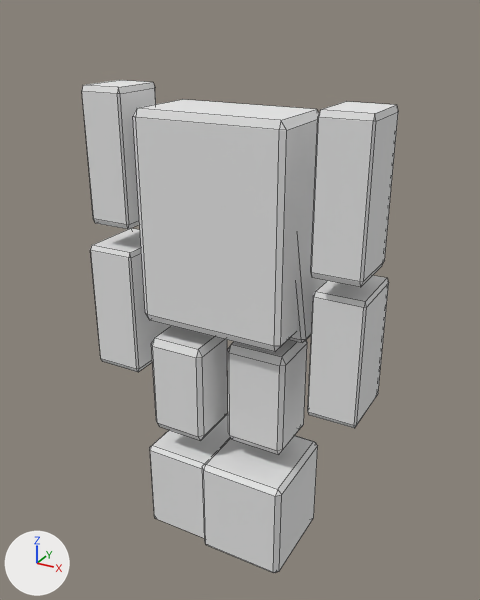
An edit to the Blender file starman/starman/res/model/daikeiman/daikeiman.blend, drawn before and after from the same camera.
Both versions are drawn from a camera (50 mm lens) standing at (0.569, -0.988, 1.024) and looking at (0.0, 0.046, 0.506). Every picture has the same lights, and +X, +Y and +Z are marked at lower left. Mesh edges are drawn as thin lines.

The scene before the commit, as lines of its bpy script (objects in view):
```python
ob_cube = bpy.data.objects.new('Cube', me_cube_001)
ob_cube.location = (0.0, 0.0, 2.056)
ob_cube.rotation_euler = (0.0, 0.0, 1.571)  # degrees (0, 0, 90)
ob_cube.scale = (0.254, 0.493, 0.675)
ob_cube_001 = bpy.data.objects.new('Cube.001', me_cube_002)
ob_cube_001.location = (-0.704, -0.006, 2.275)
ob_cube_001.rotation_euler = (0.0, 0.0, 1.571)  # degrees (0, 0, 90)
ob_cube_001.scale = (0.143, 0.11, 0.328)
ob_cube_002 = bpy.data.objects.new('Cube.002', me_cube_003)
ob_cube_002.location = (-0.72, 0.001, 1.592)
ob_cube_002.rotation_euler = (0.0, 0.0, 1.571)  # degrees (0, 0, 90)
ob_cube_002.scale = (0.147, 0.109, 0.282)
ob_cube_003 = bpy.data.objects.new('Cube.003', me_cube_005)
ob_cube_003.location = (0.71, 0.001, 1.608)
ob_cube_003.rotation_euler = (0.0, 0.0, 1.571)  # degrees (0, 0, 90)
ob_cube_003.scale = (0.147, 0.109, 0.282)
ob_cube_004 = bpy.data.objects.new('Cube.004', me_cube_006)
ob_cube_004.location = (0.708, -0.032, 2.275)
ob_cube_004.rotation_euler = (0.0, 0.0, 1.571)  # degrees (0, 0, 90)
ob_cube_004.scale = (0.143, 0.11, 0.328)
ob_cube_005 = bpy.data.objects.new('Cube.005', me_cube_007)
ob_cube_005.location = (0.305, 0.027, 0.371)
ob_cube_005.scale = (0.164, 0.155, 0.29)
ob_cube_007 = bpy.data.objects.new('Cube.007', me_cube_009)
ob_cube_007.location = (0.298, 0.018, 0.989)
ob_cube_007.scale = (0.164, 0.155, 0.29)
ob_cube_008 = bpy.data.objects.new('Cube.008', me_cube_011)
ob_cube_008.location = (-0.262, -0.044, 0.369)
ob_cube_008.scale = (0.164, 0.155, 0.29)
ob_cube_009 = bpy.data.objects.new('Cube.009', me_cube)
ob_cube_009.location = (0.0, 0.08, 0.63)
ob_cube_009.scale = (0.16, 0.08, 0.16)
# also in view: 'Cube.006' at (-0.074, -0.022, 0.344)
```
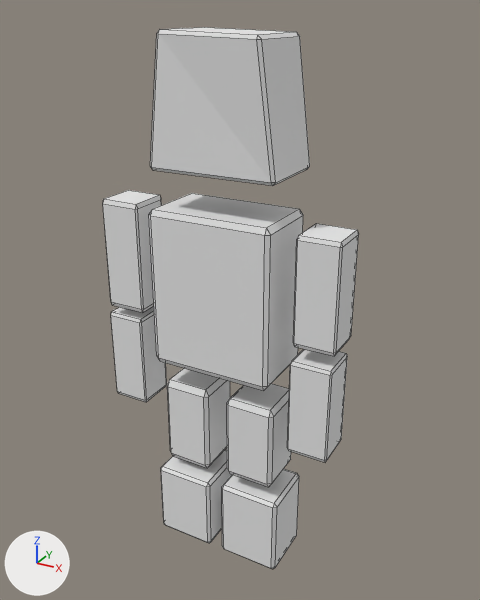
Where the newer file only moved an object's origin or applied its transform, the numbers keep the older frame.

Patch to the scene script:
```diff
--- a/starman/starman/res/model/daikeiman/daikeiman.blend.py
+++ b/starman/starman/res/model/daikeiman/daikeiman.blend.py
@@ me_cube @@
 me_cube.from_pydata(...)  # 24 vertices, 26 faces; spans x -0.99..1.0, y -1.24..1.0, z -1.0..0.86
 # used by ob_cube_009; location = (0.0, 0.08, 0.63); scale = (0.16, 0.08, 0.16)
+# me_cube part 1: the whole mesh is scaled about its middle by (0.757, 0.883, 0.757), then moved by (0.01, -0.89, 1.63)
 me_cube.materials.append(mat_material_001)
@@ me_cube_007 @@
 me_cube_007.from_pydata(...)  # 24 vertices, 26 faces; spans x -1.96..-0.898, y -0.744..0.494, z -1.303..-0.589
 # used by ob_cube_005; location = (0.305, 0.027, 0.371); scale = (0.164, 0.155, 0.29)
+# me_cube_007 part 2: the whole mesh is scaled about its middle by (0.725, 0.61, 0.828), then moved by (0.004, -0.014, -0.161)
 me_cube_007.materials.append(mat_material)
@@ me_cube_003 @@
 # used by ob_cube_002; location = (-0.72, 0.001, 1.592); rotation_euler = (0.0, 0.0, 1.571), in degrees (0, 0, 90); scale = (0.147, 0.109, 0.282)
-me_cube_003.from_pydata(...)  # 24 vertices, 26 faces; spans x -0.451..0.451, y -5.044..-4.143, z -4.397..-3.496
+me_cube_003.from_pydata(...)  # 24 vertices, 26 faces; spans x -0.277..0.255, y -5.004..-4.286, z -4.698..-4.016
+# me_cube_003 part 3: 24 of 24 vertices moved; they spanned x -0.451..0.451, y -5.044..-4.143, z -4.397..-3.496 and now span x -0.277..0.255, y -5.004..-4.286, z -4.698..-4.016; mean shift (-0.011, -0.051, -0.411); largest move (0.451, -4.173, -3.526) -> (0.238, -5.004, -4.039)
 me_cube_003.materials.append(mat_material)
@@ me_cube_002 @@
 # used by ob_cube_001; location = (-0.704, -0.006, 2.275); rotation_euler = (0.0, 0.0, 1.571), in degrees (0, 0, 90); scale = (0.143, 0.11, 0.328)
-me_cube_002.from_pydata(...)  # 24 vertices, 26 faces; spans x -0.382..0.382, y -4.797..-4.034, z -4.957..-4.193
+me_cube_002.from_pydata(...)  # 24 vertices, 26 faces; spans x -0.274..0.296, y -4.886..-4.149, z -5.484..-4.819
+# me_cube_002 part 4: 24 of 24 vertices moved; they spanned x -0.382..0.382, y -4.797..-4.034, z -4.957..-4.193 and now span x -0.274..0.296, y -4.886..-4.149, z -5.484..-4.819; mean shift (0.011, -0.102, -0.576); largest move (0.382, -4.064, -4.223) -> (0.273, -4.886, -4.845)
 me_cube_002.materials.append(mat_material)
@@ me_cube_001 @@
 # used by ob_cube; location = (0.0, 0.0, 2.056); rotation_euler = (0.0, 0.0, 1.571), in degrees (0, 0, 90); scale = (0.254, 0.493, 0.675)
-me_cube_001.from_pydata(...)  # 24 vertices, 26 faces; spans x -0.289..0.289, y -0.289..0.289, z -2.333..-1.755
+me_cube_001.from_pydata(...)  # 24 vertices, 26 faces; spans x -0.246..0.303, y -0.233..0.261, z -2.468..-2.013
+# me_cube_001 part 5: 24 of 24 vertices moved; they spanned x -0.289..0.289, y -0.289..0.289, z -2.333..-1.755 and now span x -0.246..0.303, y -0.233..0.261, z -2.468..-2.013; mean shift (0.028, 0.014, -0.196); largest move (-0.269, 0.289, -1.775) -> (0.303, 0.244, -2.029)
 me_cube_001.materials.append(mat_material)
@@ me_cube_005 @@
 # used by ob_cube_003; location = (0.71, 0.001, 1.608); rotation_euler = (0.0, 0.0, 1.571), in degrees (0, 0, 90); scale = (0.147, 0.109, 0.282)
-me_cube_005.from_pydata(...)  # 24 vertices, 26 faces; spans x -0.42..0.42, y 3.919..4.759, z -4.404..-3.564
+me_cube_005.from_pydata(...)  # 24 vertices, 26 faces; spans x -0.353..0.184, y 4.403..5.128, z -4.745..-4.07
+# me_cube_005 part 6: 24 of 24 vertices moved; they spanned x -0.42..0.42, y 3.919..4.759, z -4.404..-3.564 and now span x -0.353..0.184, y 4.403..5.128, z -4.745..-4.07; mean shift (-0.084, 0.426, -0.424); largest move (-0.39, 3.919, -3.594) -> (-0.353, 5.102, -4.094)
 me_cube_005.materials.append(mat_material)
@@ me_cube_006 @@
 # used by ob_cube_004; location = (0.708, -0.032, 2.275); rotation_euler = (0.0, 0.0, 1.571), in degrees (0, 0, 90); scale = (0.143, 0.11, 0.328)
-me_cube_006.from_pydata(...)  # 24 vertices, 26 faces; spans x -0.39..0.39, y 3.84..4.62, z -4.999..-4.22
+me_cube_006.from_pydata(...)  # 24 vertices, 26 faces; spans x -0.12..0.43, y 4.287..4.999, z -5.455..-4.839
+# me_cube_006 part 7: 24 of 24 vertices moved; they spanned x -0.39..0.39, y 3.84..4.62, z -4.999..-4.22 and now span x -0.12..0.43, y 4.287..4.999, z -5.455..-4.839; mean shift (0.155, 0.413, -0.538); largest move (-0.39, 3.87, -4.25) -> (-0.099, 4.999, -4.863)
 me_cube_006.materials.append(mat_material)
@@ me_cube_009 @@
 me_cube_009.from_pydata(...)  # 24 vertices, 26 faces; spans x -1.723..-0.989, y -0.367..0.367, z -2.586..-1.853
 # used by ob_cube_007; location = (0.298, 0.018, 0.989); scale = (0.164, 0.155, 0.29)
+# me_cube_009 part 8: the whole mesh is scaled about its middle by (0.838, 0.887, 0.836), then moved by (-0.045, -0.09, -0.328)
 me_cube_009.materials.append(mat_material)
@@ me_cube_010 @@
 me_cube_010.from_pydata(...)  # 24 vertices, 26 faces; spans x 0.818..1.518, y -0.35..0.35, z -2.668..-1.968
 # used by ob_cube_006; location = (-0.266, -0.022, 1.017); scale = (0.164, 0.155, 0.29)
+# me_cube_010 part 9: the whole mesh is scaled about its middle by (0.861, 0.912, 0.932), then moved by (-0.012, 0.207, -0.351)
 me_cube_010.materials.append(mat_material)
@@ me_cube_011 @@
 me_cube_011.from_pydata(...)  # 24 vertices, 26 faces; spans x 0.69..1.712, y -0.237..0.983, z -1.279..-0.605
 # used by ob_cube_008; location = (-0.262, -0.044, 0.369); scale = (0.164, 0.155, 0.29)
+# me_cube_011 part 10: the whole mesh is scaled about its middle by (0.738, 0.657, 0.828), then moved by (-0.071, -0.066, -0.16)
 me_cube_011.materials.append(mat_material)
```

Boxes [x1, y1, x2, y2] around the edits, measured in the pictures (480 x 600 px):
'Cube', reshaped (17% narrower, 22% shorter)
    before: [133, 99, 319, 352]
    after: [149, 193, 303, 391]
'Cube.009', mesh rescaled
    before: [289, 236, 327, 343]
    after: [150, 27, 310, 186]
'Cube.004', reshaped (24% narrower, 28% shorter)
    before: [311, 101, 398, 287]
    after: [293, 223, 359, 356]
'Cube.003', reshaped (26% narrower, 26% shorter)
    before: [308, 275, 389, 428]
    after: [287, 349, 347, 462]
'Cube.005', mesh rescaled (33% narrower, 27% shorter)
    before: [202, 435, 318, 573]
    after: [222, 469, 299, 569]
'Cube.001', reshaped (21% narrower, 17% shorter)
    before: [82, 80, 156, 229]
    after: [103, 190, 161, 313]
'Cube.007', mesh rescaled (20% narrower, 11% shorter)
    before: [227, 339, 307, 455]
    after: [227, 384, 291, 487]
'Cube.006', mesh rescaled (18% narrower, 13% shorter)
    before: [151, 326, 228, 441]
    after: [167, 368, 230, 468]
'Cube.002', reshaped (30% narrower, 33% shorter)
    before: [90, 228, 171, 372]
    after: [111, 306, 167, 402]
'Cube.008', mesh rescaled
    before: [150, 414, 230, 539]
    after: [161, 450, 232, 543]
